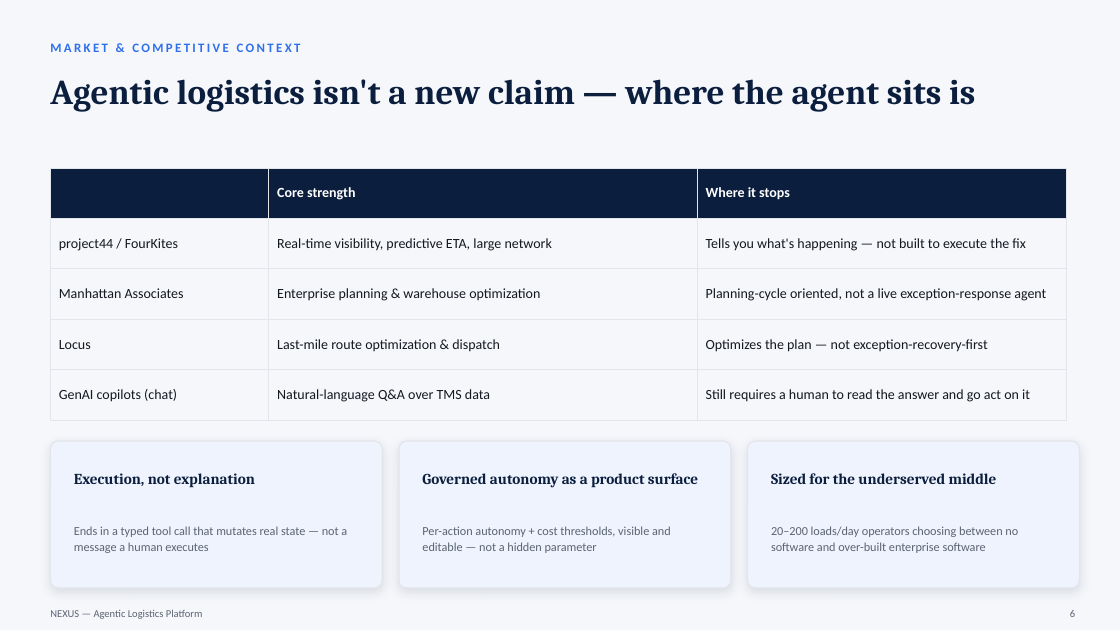
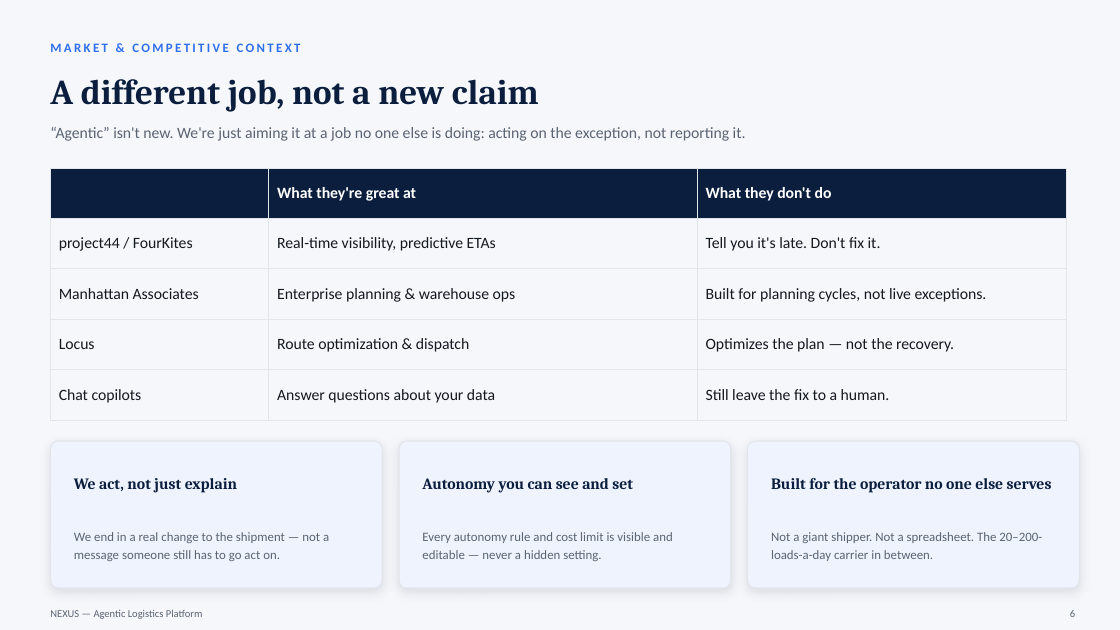
Before and after one commit to fernandogarzaaa/NEXUS, a slide deck: slide 6 of docs/NEXUS-Scoping-Pack.pptx. Drawn at 1120x630 pixels with LibreOffice and Linux fonts; fonts in the diff are those of the drawing. Boxes give left, top, right and bottom in pixels: in the first picture for what was removed or moved away, otherwise in the second. Text is boxed around its words. In the diff, an @@ line names an element or a change of style, - is before the commit and + after.

```diff
--- a/docs/NEXUS-Scoping-Pack.pptx
+++ b/docs/NEXUS-Scoping-Pack.pptx
@@ text at <box>50,79,539,112</box>: text changed @@
-Agentic logistics isn't a new claim — where the agent sits is
+A different job, not a new claim
@@ text added at <box>50,127,746,141</box>, 13.5 pt, text #5B6472 @@
+“Agentic” isn't new. We're just aiming it at a job no one else is doing: acting on the exception, not reporting it.
@@ table at <box>50,168,1067,420</box> @@
-row 1, column 2: Core strength
+row 1, column 2: What they're great at
-row 1, column 3: Where it stops
+row 1, column 3: What they don't do
-row 2, column 2: Real-time visibility, predictive ETA, large network
+row 2, column 2: Real-time visibility, predictive ETAs
-row 2, column 3: Tells you what's happening — not built to execute the fix
+row 2, column 3: Tell you it's late. Don't fix it.
-row 3, column 2: Enterprise planning & warehouse optimization
+row 3, column 2: Enterprise planning & warehouse ops
-row 3, column 3: Planning-cycle oriented, not a live exception-response agent
+row 3, column 3: Built for planning cycles, not live exceptions.
-row 4, column 2: Last-mile route optimization & dispatch
+row 4, column 2: Route optimization & dispatch
-row 4, column 3: Optimizes the plan — not exception-recovery-first
+row 4, column 3: Optimizes the plan — not the recovery.
-row 5: GenAI copilots (chat) | Natural-language Q&A over TMS data | Still requires a human to read the answer and go act on it
+row 5: Chat copilots | Answer questions about your data | Still leave the fix to a human.
@@ size 12 to 13.5 pt in "project44 / FourKites", "Manhattan Associates", "Locus" @@
@@ text at <box>74,478,237,493</box>: text changed; size 13 to 13.5 pt @@
-Execution, not explanation
+We act, not just explain
@@ text removed at <box>422,473,698,488</box> @@
-Governed autonomy as a product surface
@@ text added at <box>422,478,633,493</box>, 13.5 pt, text #0B1E3D, bold @@
+Autonomy you can see and set
@@ text at <box>771,478,1052,493</box>: text changed; size 13 to 13.5 pt @@
-Sized for the underserved middle
+Built for the operator no one else serves
@@ text at <box>74,532,329,561</box>: text changed; size 10.5 to 11 pt @@
-Ends in a typed tool call that mutates real state — not a message a human executes
+We end in a real change to the shipment — not a message someone still has to go act on.
@@ text at <box>422,532,673,561</box>: text changed; size 10.5 to 11 pt @@
-Per-action autonomy + cost thresholds, visible and editable — not a hidden parameter
+Every autonomy rule and cost limit is visible and editable — never a hidden setting.
@@ text at <box>771,532,1042,561</box>: text changed; size 10.5 to 11 pt @@
-20–200 loads/day operators choosing between no software and over-built enterprise software
+Not a giant shipper. Not a spreadsheet. The 20–200-loads-a-day carrier in between.
```
Also in this commit, not shown: 8 other slides changed, 2 slides added, 2 slides removed.
